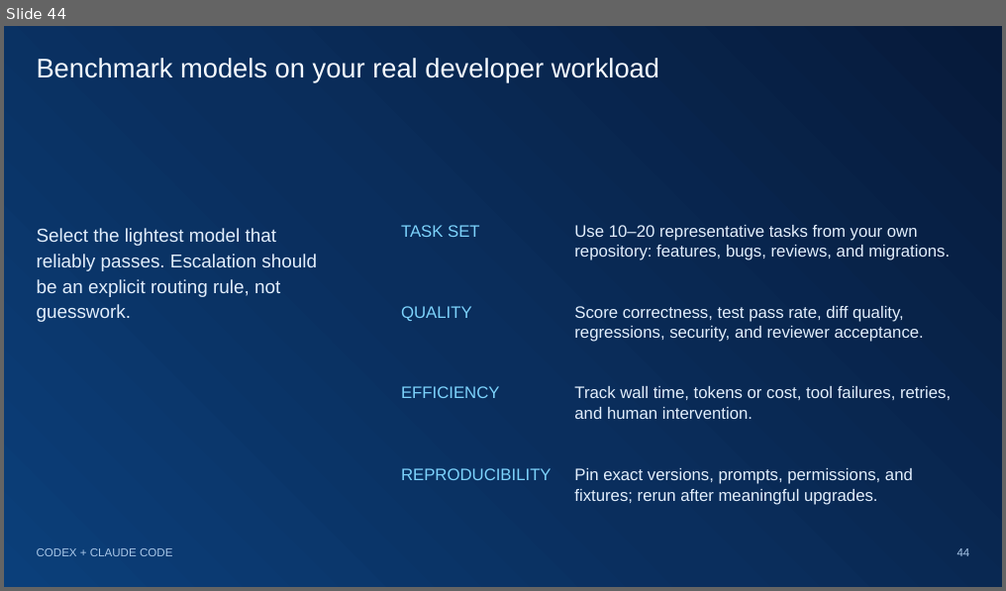
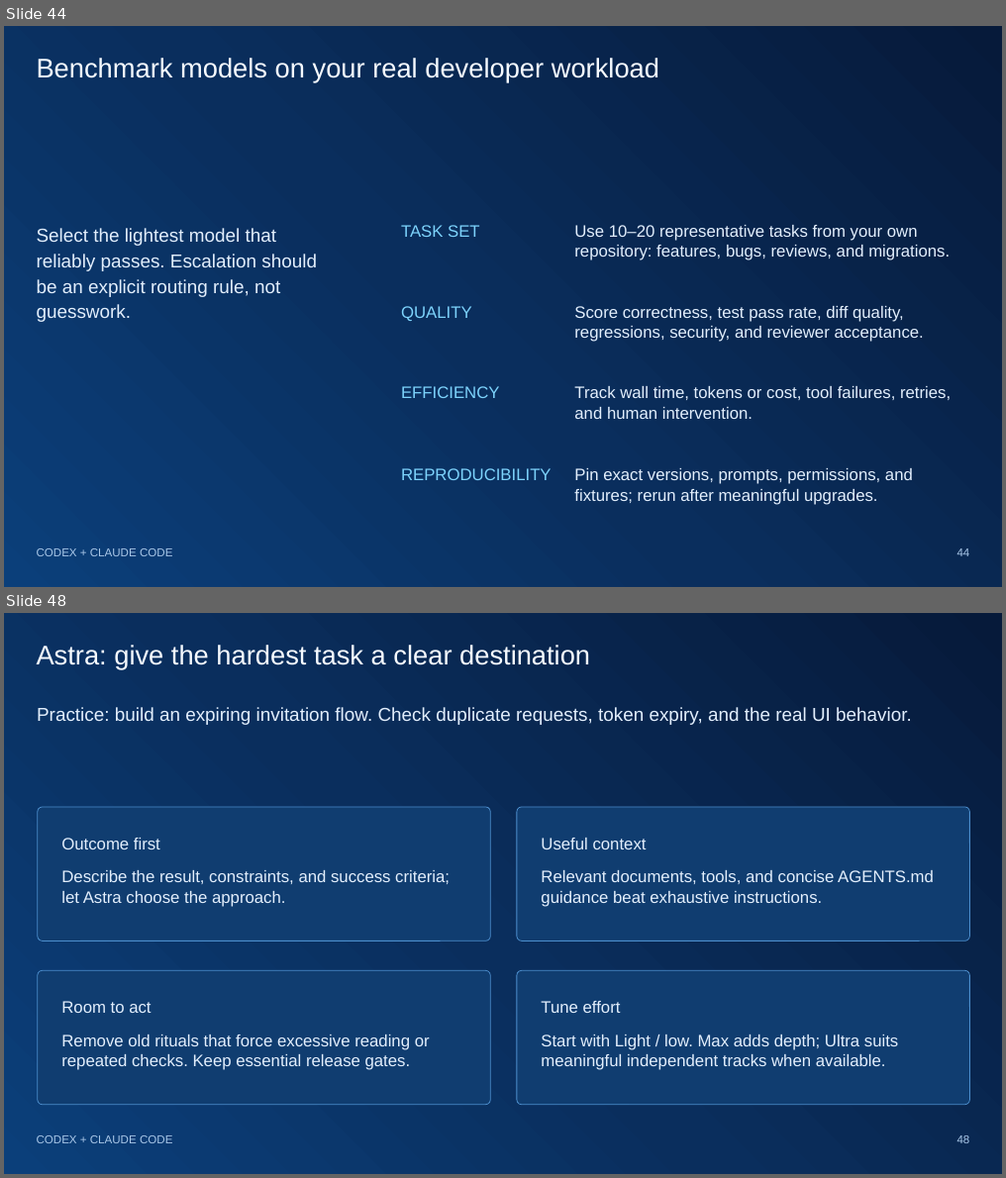
Before and after one commit to yonimillipro/codex-claude-senior-programmer-guide, a slide deck: presentation/Codex-and-Claude-Senior-Programmer-Guide-Updated-2026-10.pptx. Shown one above the other, each under a label of ours: slide 44 before the commit, slides 44 and 48 after it; the slides between them are not shown. The pictures are 1006x591 and 1006x1178 pixels, drawn with LibreOffice and Linux fonts; fonts in the diff are those of the drawing. Boxes give left, top, right and bottom in pixels: in the first picture for what was removed or moved away, otherwise in the second. Text is boxed around its words. In the diff, an @@ line names an element or a change of style, - is before the commit and + after.

```diff
--- a/presentation/Codex-and-Claude-Senior-Programmer-Guide-Updated-2026-10.pptx
+++ b/presentation/Codex-and-Claude-Senior-Programmer-Guide-Updated-2026-10.pptx
@@ slide 48 added at box(4, 613, 1002, 1174), background gradient #061A3A to #0A2E5D to #0B3F7A @@
@@ title added at box(37, 645, 590, 668), 26 pt, text #F6FAFF @@
+Astra: give the hardest task a clear destination
@@ text added at box(37, 707, 912, 725), 18 pt, text #E2EEFC @@
+Practice: build an expiring invitation flow. Check duplicate requests, token expiry, and the real UI behavior.
@@ rounded rectangle added at box(38, 807, 491, 941), fill #103D70, outline #4D8FCE 0.75 pt @@
@@ rounded rectangle added at box(517, 807, 969, 941), fill #103D70, outline #4D8FCE 0.75 pt @@
@@ text added at box(61, 838, 450, 907), 16 pt, text #E2EEFC @@
+Outcome first
+Describe the result, constraints, and success criteria; let Astra choose the approach.
@@ text added at box(541, 838, 934, 907), 16 pt, text #E2EEFC @@
+Useful context
+Relevant documents, tools, and concise AGENTS.md guidance beat exhaustive instructions.
@@ rounded rectangle added at box(38, 970, 491, 1105), fill #103D70, outline #4D8FCE 0.75 pt @@
@@ rounded rectangle added at box(517, 970, 969, 1105), fill #103D70, outline #4D8FCE 0.75 pt @@
@@ text added at box(61, 1001, 430, 1070), 16 pt, text #E2EEFC @@
+Room to act
+Remove old rituals that force excessive reading or repeated checks. Keep essential release gates.
@@ text added at box(541, 1001, 898, 1070), 16 pt, text #E2EEFC @@
+Tune effort
+Start with Light / low. Max adds depth; Ultra suits meaningful independent tracks when available.
@@ text added at box(37, 1136, 172, 1144), 11 pt, text #A9C7E8 @@
+CODEX + CLAUDE CODE
@@ page number added at box(957, 1136, 970, 1144), 11 pt, text #A9C7E8 @@
+48
```
Also in this commit, not shown: 3 slides changed, 11 other slides added, 5 other files.
